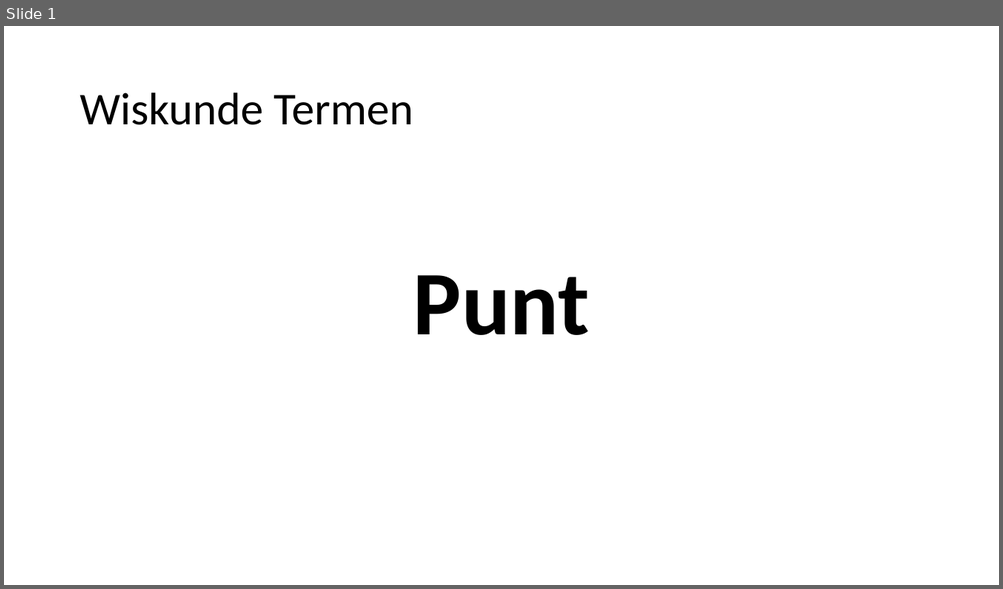
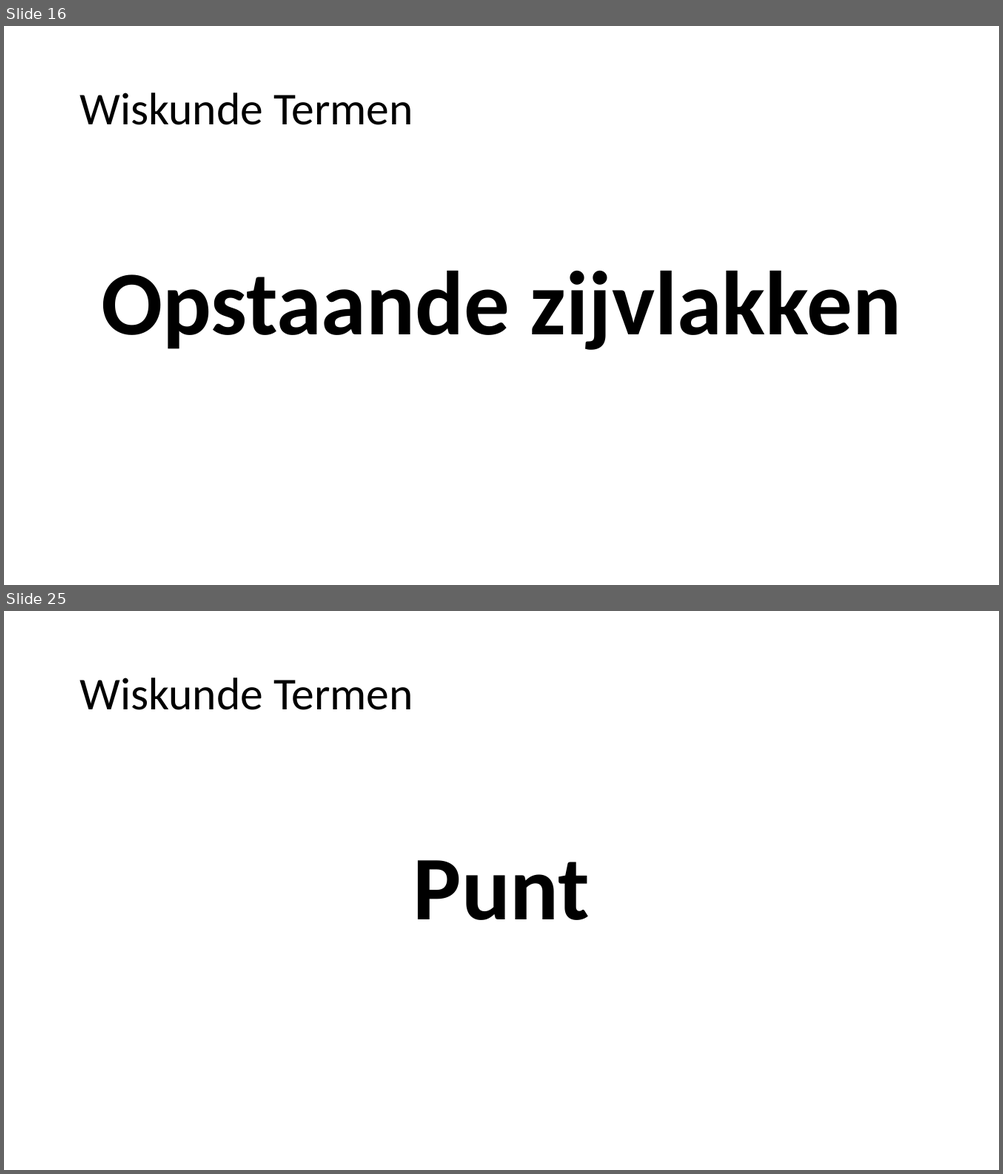
Before and after one commit to heinvinkel/wiskundetermen, a slide deck: meetkunde/AAAAMeetkunde.pptx. Shown one above the other, each under a label of ours: slide 1 before the commit, slides 16 and 25 after it; the slides between them are not shown. The pictures are 1003x589 and 1003x1174 pixels, drawn with LibreOffice and Linux fonts; fonts in the diff are those of the drawing. Boxes give left, top, right and bottom in pixels: in the first picture for what was removed or moved away, otherwise in the second. Text is boxed around its words. In the diff, an @@ line names an element or a change of style, - is before the commit and + after.

```diff
--- a/meetkunde/AAAAMeetkunde.pptx
+++ b/meetkunde/AAAAMeetkunde.pptx
@@ slide 16 added at [4,26,999,585], background #FFFFFF @@
@@ title added at [79,93,413,125], 44 pt, text #000000 @@
+Wiskunde Termen
@@ text added at [101,270,901,350], 87.8 pt, text #000000, bold @@
+Opstaande zijvlakken
@@ what was slide 1 is now slide 25 @@
```
Also in this commit, not shown: 23 other slides added, 13 other files.
